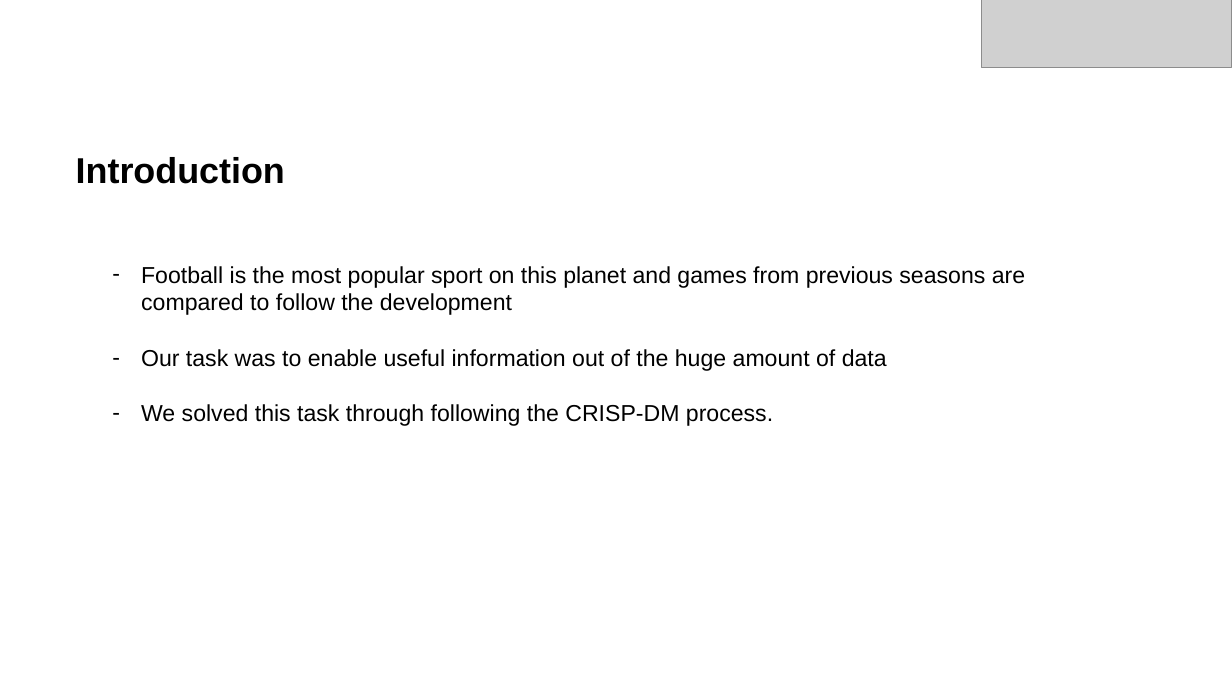
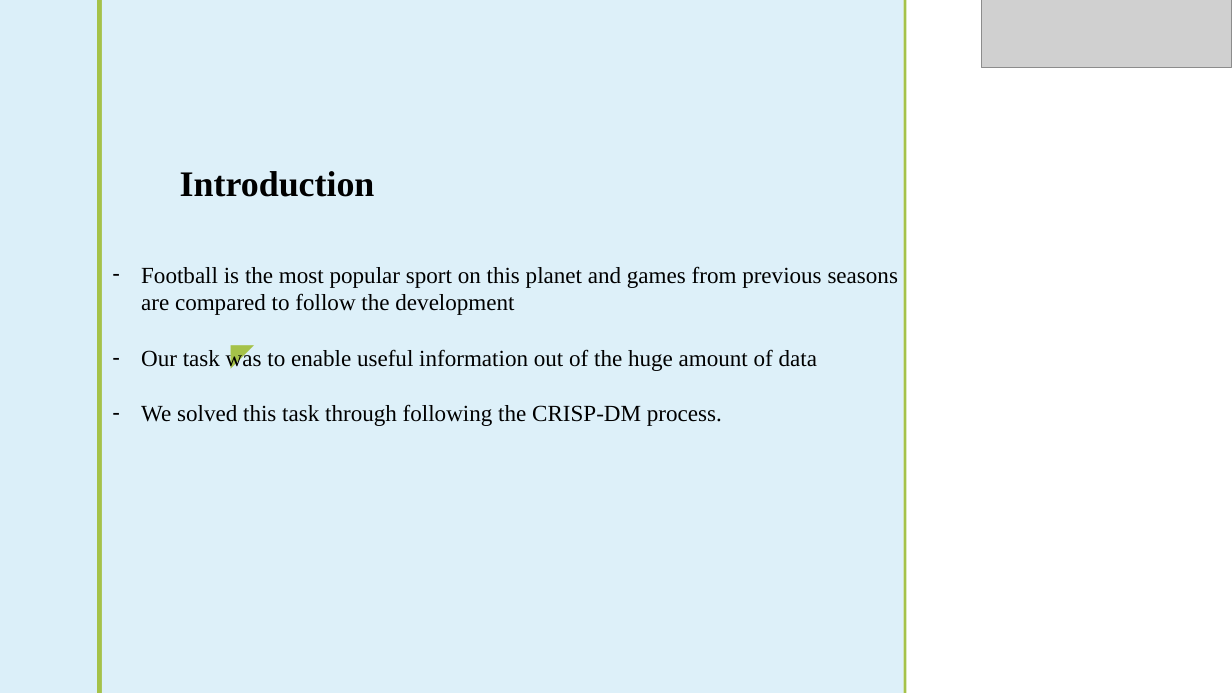
Before and after one commit to turoprophet/DAWA_DWH, a slide deck: slide 3 of DAWA.pptx. Drawn at 1232x693 pixels with LibreOffice and Linux fonts; fonts in the diff are those of the drawing; grey boxes stand for pictures; background and template pictures are left out. Boxes give left, top, right and bottom in pixels: in the first picture for what was removed or moved away, otherwise in the second. Text is boxed around its words. In the diff, an @@ line names an element or a change of style, - is before the commit and + after.

Commit message:
style changed
my text put inside

```diff
--- a/DAWA.pptx
+++ b/DAWA.pptx
@@ rectangle added at (x1=0, y1=0, x2=97, y2=693), fill #DBEFF9 @@
@@ rectangle added at (x1=97, y1=0, x2=102, y2=693), fill #A5C249 @@
@@ rectangle added at (x1=102, y1=0, x2=904, y2=693), fill #DBEFF9 at 92% opacity @@
@@ rectangle added at (x1=904, y1=0, x2=907, y2=693), fill #A5C249 @@
@@ title "Introduction" moved from (x1=76, y1=157, x2=285, y2=184) to (x1=180, y1=171, x2=375, y2=197) @@
@@ title "Introduction" at (x1=180, y1=171, x2=375, y2=197): font Arial to Times New Roman; alignment centre to right; vertical alignment bottom to top @@
@@ text at (x1=141, y1=266, x2=899, y2=315): text changed; font Arial to Times New Roman @@
-– Football is the most popular sport on this planet and games from previous seasons are compared to follow the development
+– Football is the most popular sport on this planet and games from previous seasons
+are compared to follow the development
@@ text at (x1=141, y1=349, x2=817, y2=426): font Arial to Times New Roman in "Our task was to enable useful information ...", "We solved this task through following the ..." @@
@@ text added at (x1=222, y1=330, x2=263, y2=376), 24 pt, text #A5C249 @@
+◤
```
Also in this commit, not shown: 10 other slides changed.
